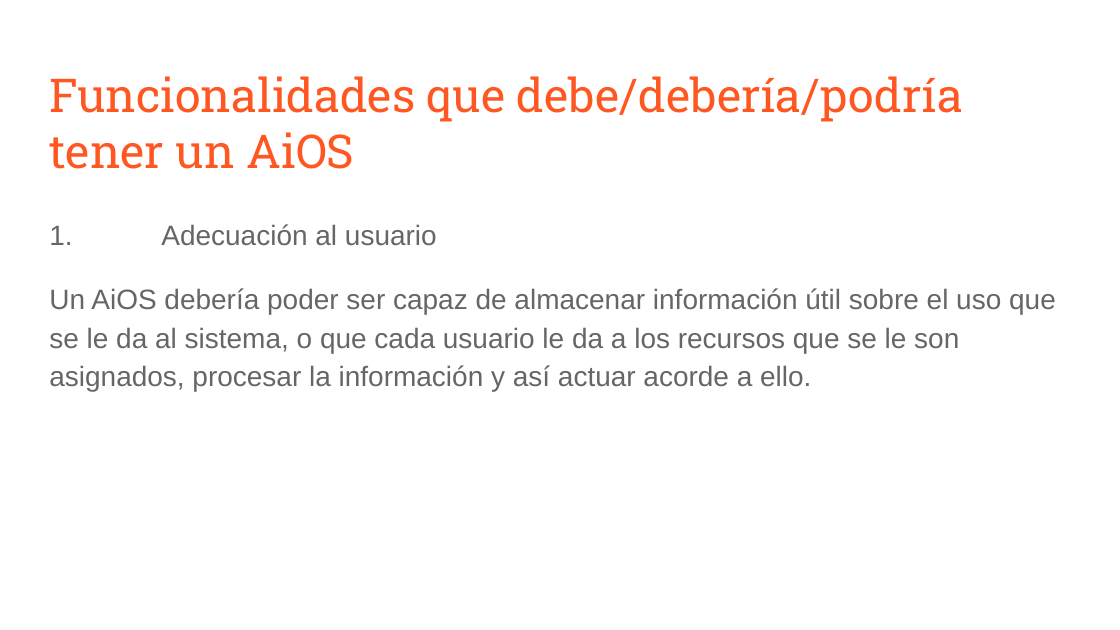
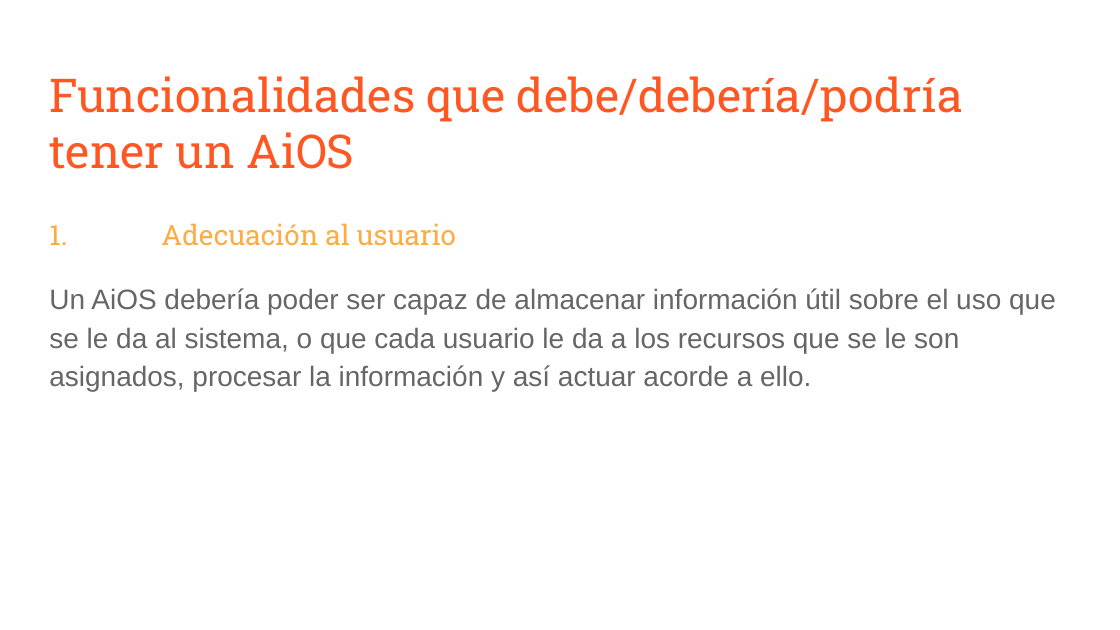
Before and after one commit to gwolf/sistop-2019-2, a slide deck: slide 16 of exposiciones/RodriguezZuriel-IbarraOmar/Inteligencia artificial en los sistemas operativos.pptx. Drawn at 1120x630 pixels with LibreOffice and Linux fonts; fonts in the diff are those of the drawing. Boxes give left, top, right and bottom in pixels: in the first picture for what was removed or moved away, otherwise in the second. Text is boxed around its words. In the diff, an @@ line names an element or a change of style, - is before the commit and + after.

```diff
--- a/exposiciones/RodriguezZuriel-IbarraOmar/Inteligencia artificial en los sistemas operativos.pptx
+++ b/exposiciones/RodriguezZuriel-IbarraOmar/Inteligencia artificial en los sistemas operativos.pptx
@@ text at (49,223,456,246): font Arial to Roboto Slab, text colour #666666 to #FFAB40 in "1. Adecuación al usuario" @@
```
Also in this commit, not shown: 9 other slides changed, 3 slides added.
